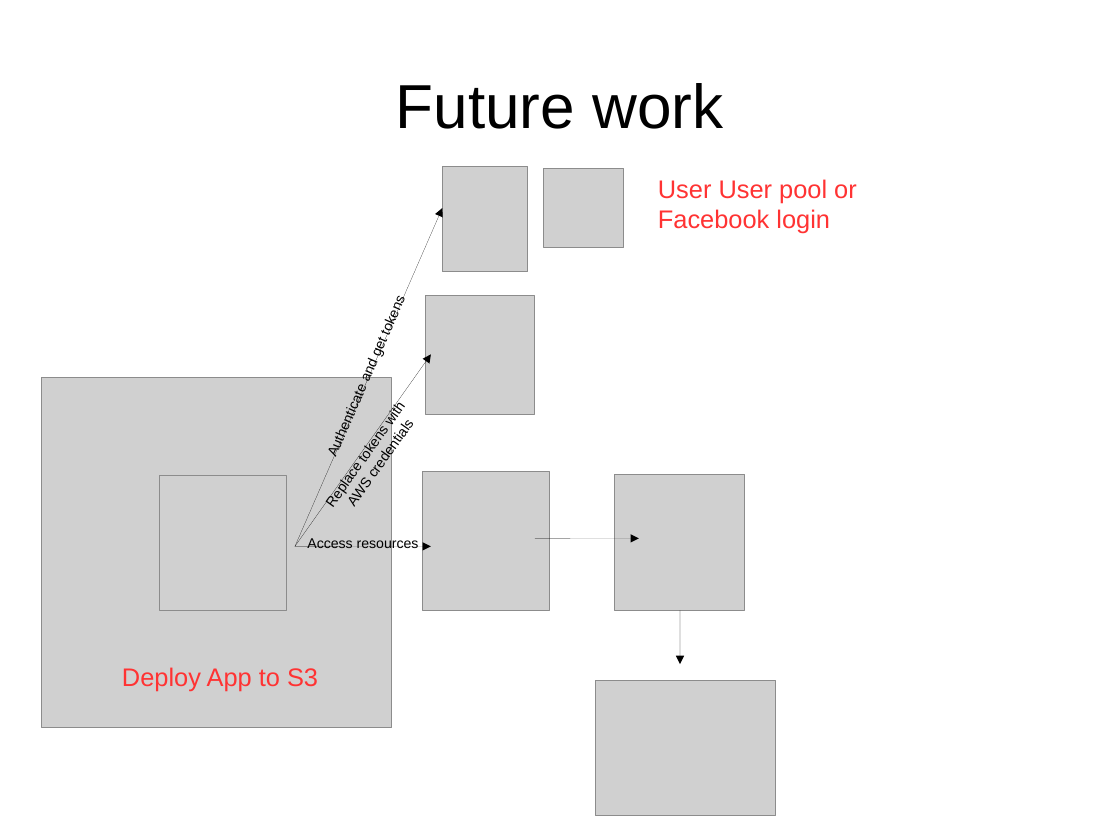
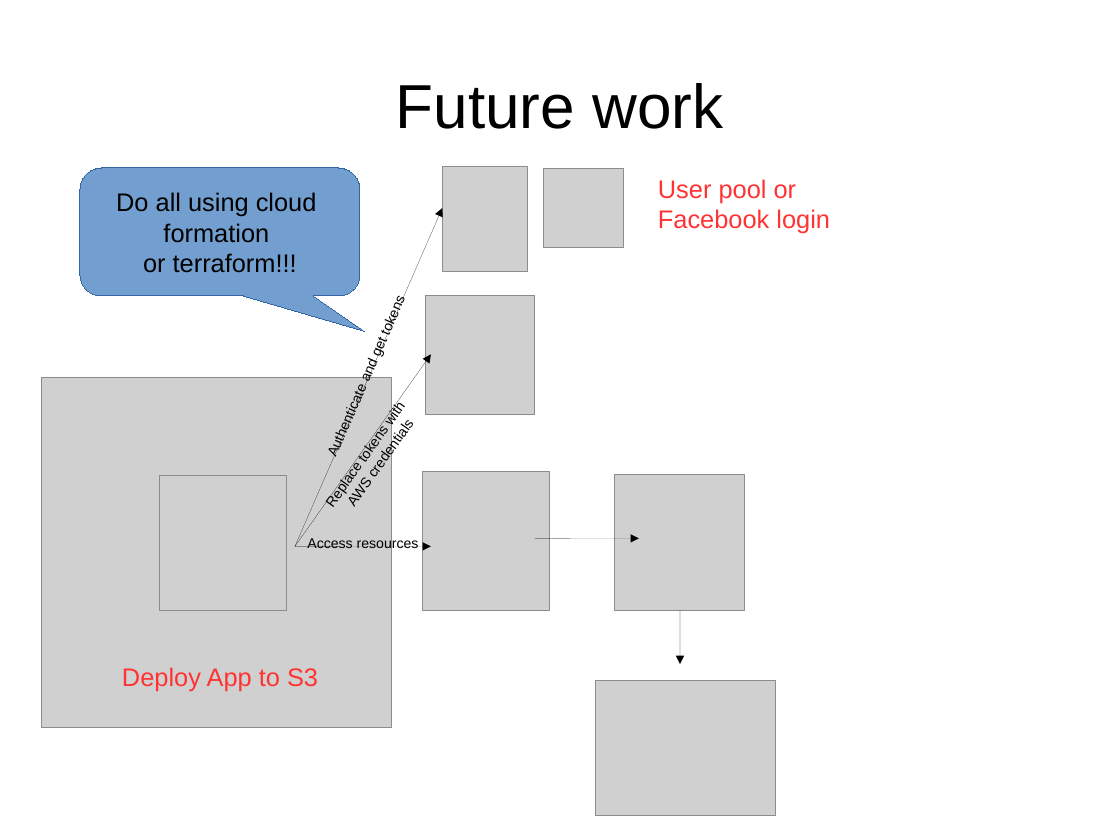
Before and after one commit to daghanacay/serverless-fileupload, a slide deck: slide 20 of documents/presentation.odp (slide 18 before the commit). Drawn at 1120x840 pixels with LibreOffice and Linux fonts; fonts in the diff are those of the drawing; grey boxes stand for pictures. Boxes give left, top, right and bottom in pixels: in the first picture for what was removed or moved away, otherwise in the second. Text is boxed around its words. In the diff, an @@ line names an element or a change of style, - is before the commit and + after.

```diff
--- a/documents/presentation.odp
+++ b/documents/presentation.odp
@@ rounded speech box added at (80,168,361,296), fill #729FCF, outline #3465A4 0 pt, 18 pt, text #000000 @@
+Do all using cloud
+formation
+or terraform!!!
@@ text at (658,179,830,234): text changed @@
-User User pool or Facebook login
+User pool or Facebook login
```
Also in this commit, not shown: 3 other slides changed, 2 slides added, 29 other files.
